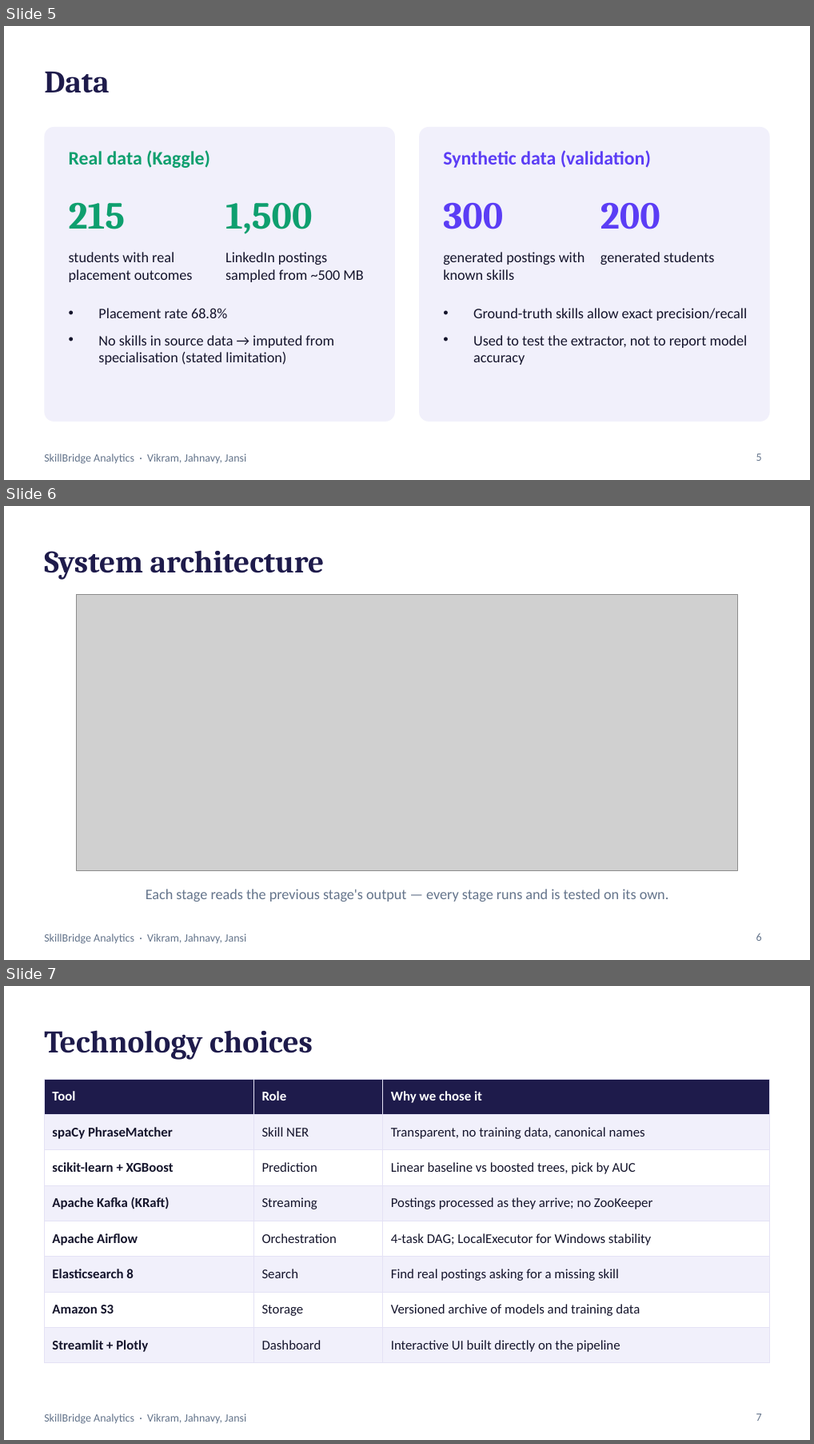
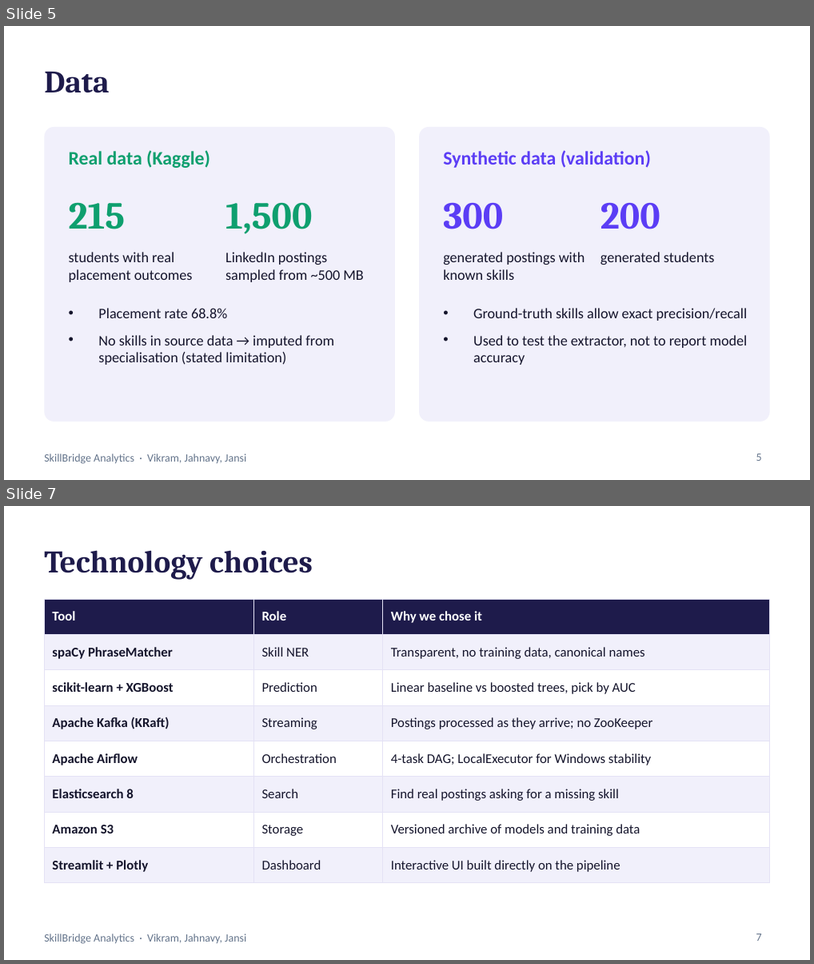
Before and after one commit to Vikram5002/Equilearn, a slide deck: rsp/ppt/SkillBridge_Evaluation.pptx. Shown one above the other, each under a label of ours: slides 5, 6 and 7 before the commit, slides 5 and 7 after it; the slides between them are not shown. The pictures are 814x1444 and 814x964 pixels, drawn with LibreOffice and Linux fonts; fonts in the diff are those of the drawing; grey boxes stand for pictures. Boxes give left, top, right and bottom in pixels: in the first picture for what was removed or moved away, otherwise in the second. Text is boxed around its words. In the diff, an @@ line names an element or a change of style, - is before the commit and + after.

```diff
--- a/rsp/ppt/SkillBridge_Evaluation.pptx
+++ b/rsp/ppt/SkillBridge_Evaluation.pptx
@@ slide 6 removed at <box>4,506,810,960</box>, background #FFFFFF; not listed: 1 template element that a slide beside it also shows @@
@@ title removed at <box>44,550,325,580</box> @@
-System architecture
@@ picture removed at <box>77,595,738,871</box> @@
@@ text removed at <box>146,888,670,901</box> @@
-Each stage reads the previous stage's output — every stage runs and is tested on its own.
@@ page number removed at <box>757,932,762,940</box> @@
-6
```
Also in this commit, not shown: 3 slides changed, 4 slides added, 6 other files.
